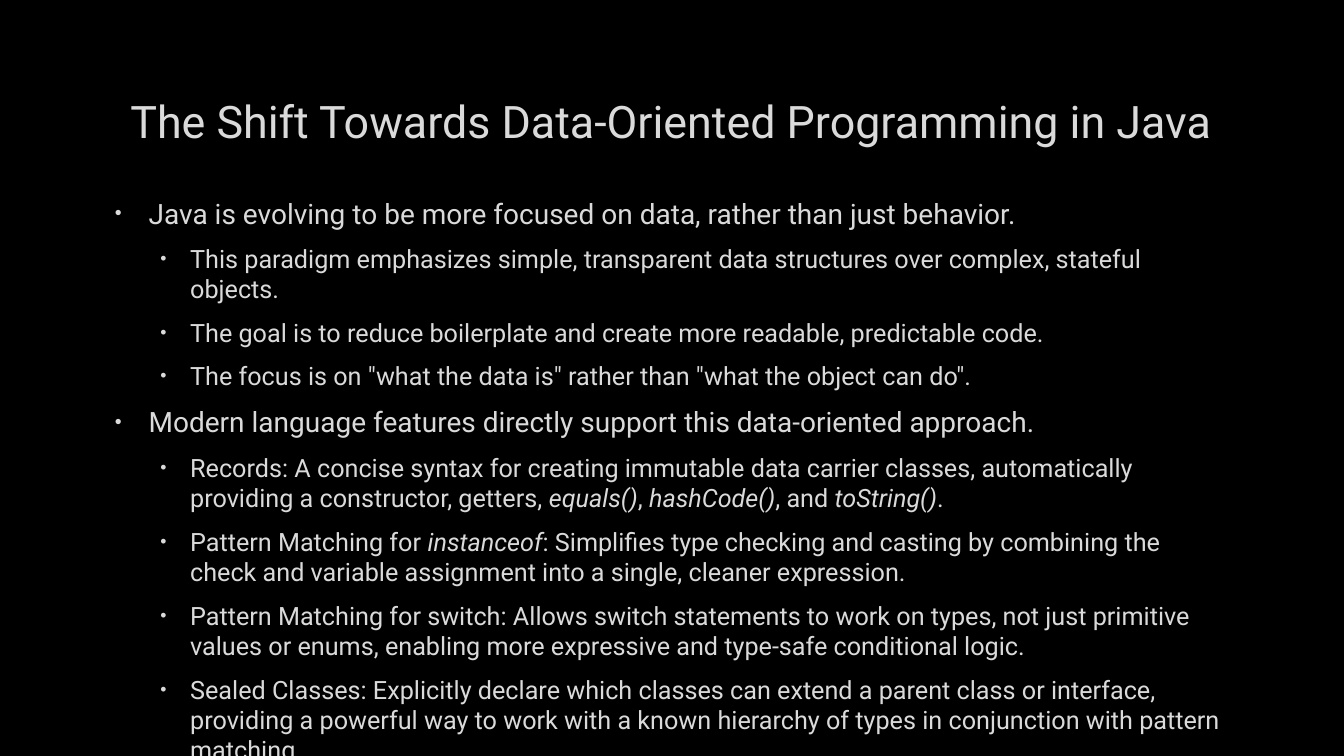
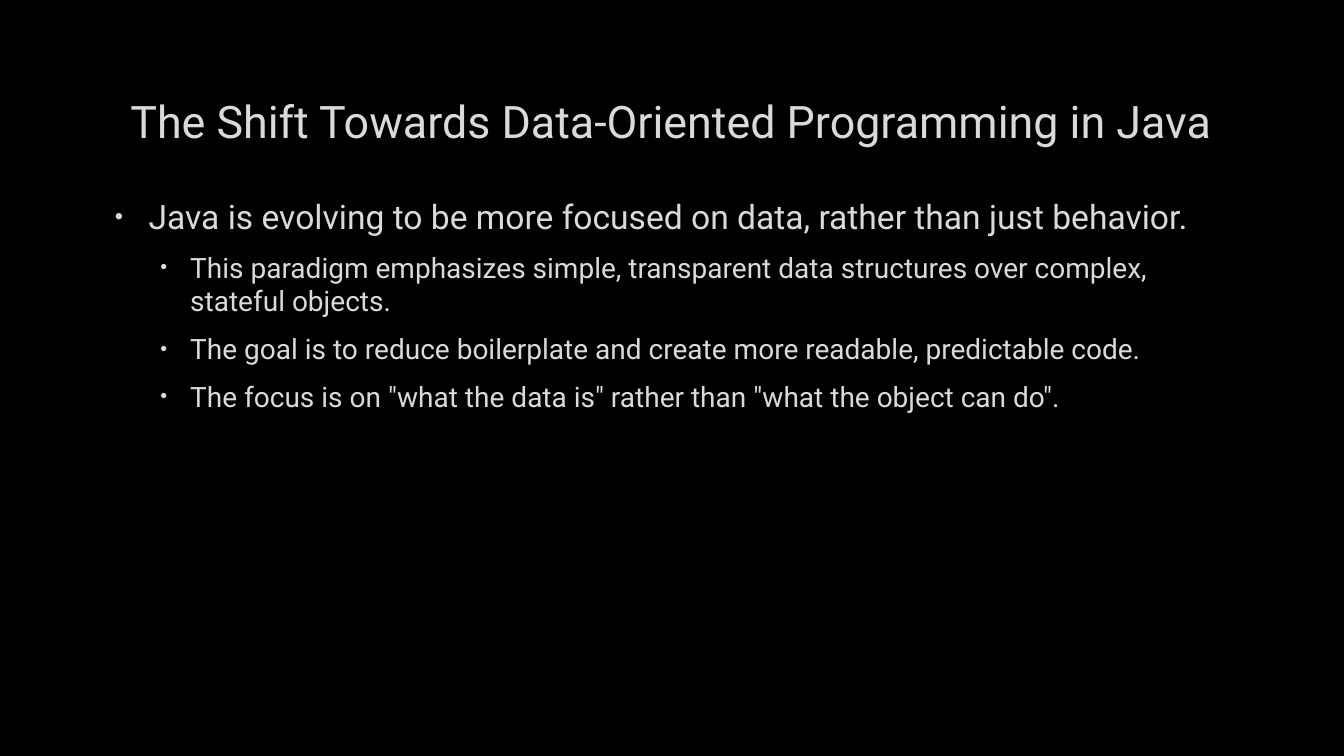
Before and after one commit to vulinh64/java-8-to-21-demo, a slide deck: slide 32 of java-8-to-21.pptx. Drawn at 1344x756 pixels with LibreOffice and Linux fonts; fonts in the diff are those of the drawing; background and template pictures are left out. Boxes give left, top, right and bottom in pixels: in the first picture for what was removed or moved away, otherwise in the second. Text is boxed around its words. In the diff, an @@ line names an element or a change of style, - is before the commit and + after.

Commit message:
Edit presentation

```diff
--- a/java-8-to-21.pptx
+++ b/java-8-to-21.pptx
@@ text "Java is evolving to be ..." at [149,203,1187,413]: size 20 to 24 pt in "Java is evolving to be more focused ..."; size 18 to 20 pt in "This paradigm emphasizes simple, transparent data structures ...", "The goal is to reduce boilerplate and ...", "The focus is on "what the data ..." @@
@@ text at [149,410,1219,735]: paragraphs removed @@
-• Modern language features directly support this data-oriented approach.
-  • Records: A concise syntax for creating immutable data carrier classes, automatically providing a constructor, getters, equals(), hashCode(), and toString().
-  • Pattern Matching for instanceof: Simplifies type checking and casting by combining the check and variable assignment into a single, cleaner expression.
-  • Pattern Matching for switch: Allows switch statements to work on types, not just primitive values or enums, enabling more expressive and type-safe conditional logic.
-  • Sealed Classes: Explicitly declare which classes can extend a parent class or interface, providing a powerful way to work with a known hierarchy of types in conjunction with pattern matching.
```
Also in this commit, not shown: 1 other slide changed, 2 slides added.
